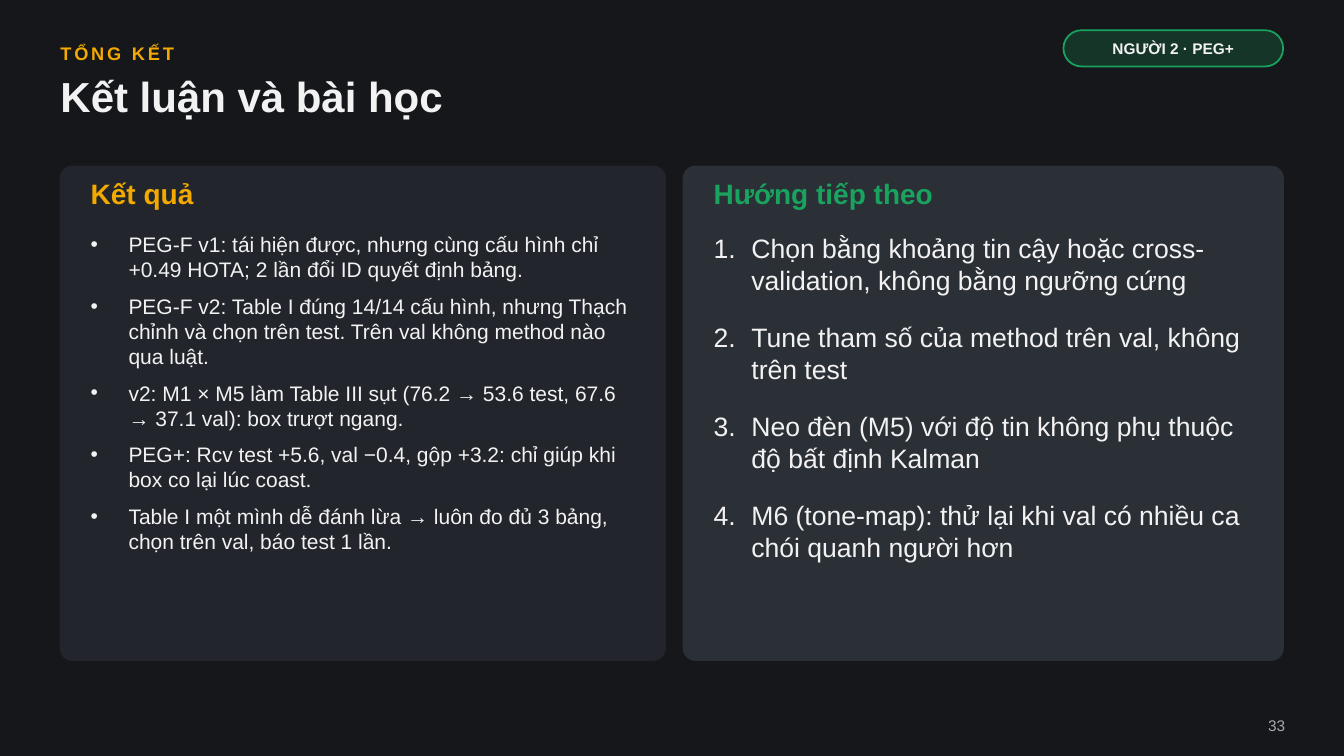
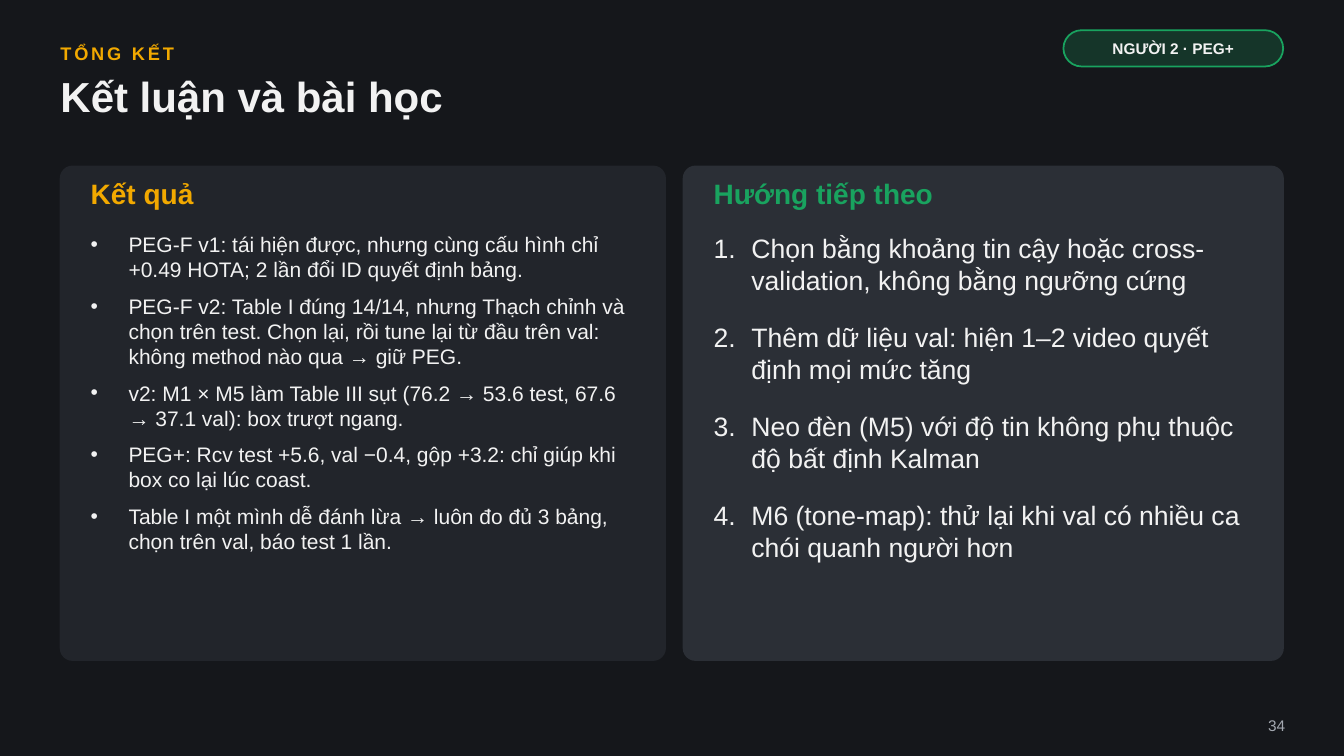
Before and after one commit to kain205/PEG, a slide deck: slide 34 of results/peg_f/PEG_F.pptx (slide 33 before the commit). Drawn at 1344x756 pixels with LibreOffice and Linux fonts; fonts in the diff are those of the drawing. Boxes give left, top, right and bottom in pixels: in the first picture for what was removed or moved away, otherwise in the second. Text is boxed around its words. In the diff, an @@ line names an element or a change of style, - is before the commit and + after.

```diff
--- a/results/peg_f/PEG_F.pptx
+++ b/results/peg_f/PEG_F.pptx
@@ text at <box>129,298,624,369</box>: text changed @@
-• PEG-F v2: Table I đúng 14/14 cấu hình, nhưng Thạch chỉnh và chọn trên test. Trên val không method nào qua luật.
+• PEG-F v2: Table I đúng 14/14, nhưng Thạch chỉnh và chọn trên test. Chọn lại, rồi tune lại từ đầu trên val: không method nào qua → giữ PEG.
@@ text at <box>751,326,1209,384</box>: text changed @@
-2. Tune tham số của method trên val, không trên test
+2. Thêm dữ liệu val: hiện 1–2 video quyết định mọi mức tăng
@@ text at <box>1268,720,1285,731</box>: text changed @@
-33
+34
```
Also in this commit, not shown: 1 other slide changed, 1 slide added, 9 other files.
